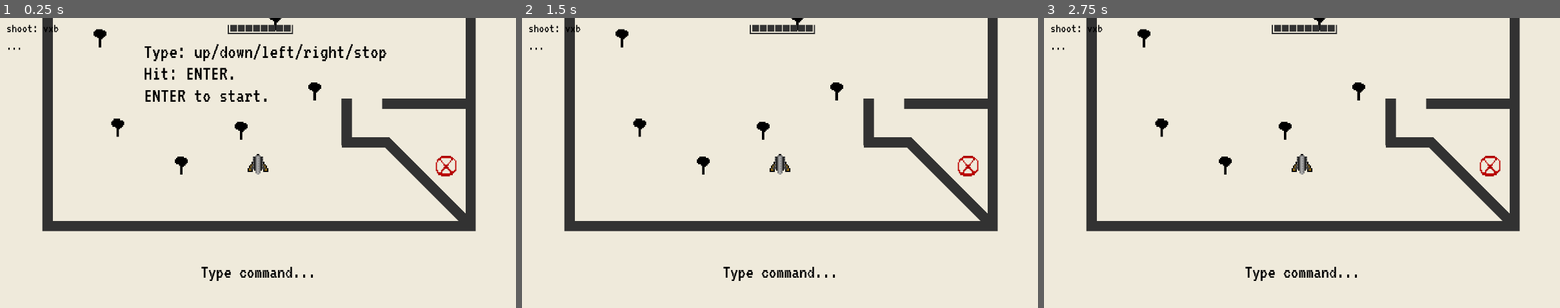
Above: before the commit, frames 1-3 (left to right).
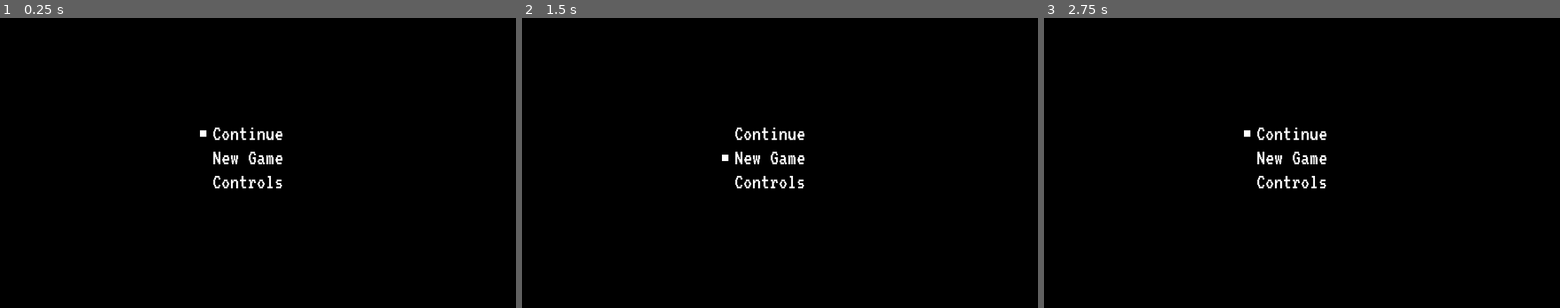
Above: after the commit, the same moments.

Repository: Anudin/LD41
Game: Godot game, scene res://UI/StartMenu.tscn
Same seed, same stepped clock (60 frames per second), same inputs: the game is played once before the commit and once after it. Before the commit the project starts from res://Main.tscn.
Inputs:
- Up to frame 1 (0.25 s): no input
- Up to frame 2 (1.5 s): tap Enter (tutorial_accept, bound only before the commit) at 0.5, 0.6, 1.25, 1.35 s; hold Up (ui_up) 0.53-1.28 s; tap Space at 0.77 s; hold Down (ui_down) from 1.28 s (still down)
- Up to frame 3 (2.75 s): tap Space at 1.52 s; tap Enter (tutorial_accept, bound only before the commit) at 2, 2.3 s; release Down (ui_down) at 2.03 s; hold Up (ui_up) from 2.03 s (still down); tap Backspace at 2.1 s

The runs differ from the first frame. In frame 1, 99% of the frame differs, in the area x 0-100%, y 0-100%; in frame 2, 99%; in frame 3, 99%.

Commit message:
Write simple menu implementation

Diff:
--- a/Main.gd
+++ b/Main.gd
@@ -9,7 +9,7 @@
 # TODO: Sound [Warn sound, shot, explosion, typing, moving?]
 
 # Nice to have:
-# TODO: Particles - trails!, blood, smoke etc.
+# TODO: Particles - trails!, smoke, blood etc.
 
 var COMMANDS = []
 const TEMP_COMMANDS = {"whatever": "shoot"}
--- /dev/null
+++ b/UI/MainMenu.gd
@@ -0,0 +1,18 @@
+extends "res://UI/Menu.gd"
+
+# class member variables go here, for example:
+# var a = 2
+# var b = "textvar"
+
+func _ready():
+	# Called every time the node is added to the scene.
+	# Initialization here
+	pass
+
+#func _process(delta):
+#	# Called every frame. Delta is time since last frame.
+#	# Update game logic here.
+#	pass
+
+func execute():
+	print(selected)
--- /dev/null
+++ b/UI/Menu.gd
@@ -0,0 +1,39 @@
+extends CanvasLayer
+
+export(int) var selected = 0
+
+# Implement in child
+func execute():
+	pass
+
+func _ready():
+	VisualServer.set_default_clear_color(Color(0, 0, 0, 1.0))
+	get_child(selected).get_node("Selected").show()
+
+#func _process(delta):
+#	# Called every frame. Delta is time since last frame.
+#	# Update game logic here.
+#	pass
+
+func toggle_selected(index):
+	var option = get_child(index)
+
+	if index != selected:
+		option.get_node("Selected").show()
+	else:
+		option.get_node("Selected").hide()
+
+func _input(event):
+	if not event is InputEventKey:
+		return
+	elif event.is_action("ui_accept"):
+		execute()
+
+	toggle_selected(selected)
+
+	if event.is_action_pressed("ui_up"):
+		selected = clamp(selected - 1, 0, get_child_count() - 1)
+	if event.is_action_pressed("ui_down"):
+		selected = clamp(selected + 1, 0, get_child_count() - 1)
+
+	get_child(selected).get_node("Selected").show()
--- /dev/null
+++ b/UI/Menu.tscn
@@ -0,0 +1,13 @@
+[gd_scene load_steps=2 format=2]
+
+[ext_resource path="res://UI/Menu.gd" type="Script" id=1]
+
+[node name="Menu" type="CanvasLayer"]
+
+layer = 1
+offset = Vector2( 0, 0 )
+rotation = 0.0
+scale = Vector2( 1, 1 )
+transform = Transform2D( 1, 0, 0, 1, 0, 0 )
+script = ExtResource( 1 )
+selected = 0
--- /dev/null
+++ b/UI/MenuEntry.tscn
@@ -0,0 +1,41 @@
+[gd_scene load_steps=4 format=2]
+
+[ext_resource path="res://fonts/VT323-Regular.ttf" type="DynamicFontData" id=1]
+[ext_resource path="res://UI/selected_box.png" type="Texture" id=2]
+
+[sub_resource type="DynamicFont" id=1]
+
+size = 54
+use_mipmaps = false
+use_filter = false
+font_data = ExtResource( 1 )
+_sections_unfolded = [ "Font", "Settings" ]
+
+[node name="MenuEntry" type="Label"]
+
+anchor_left = 0.0
+anchor_top = 0.0
+anchor_right = 0.0
+anchor_bottom = 0.0
+margin_top = -27.0
+margin_right = 242.0
+margin_bottom = 28.0
+rect_pivot_offset = Vector2( 0, 0 )
+rect_clip_content = false
+mouse_filter = 2
+mouse_default_cursor_shape = 0
+size_flags_horizontal = 1
+size_flags_vertical = 4
+custom_fonts/font = SubResource( 1 )
+text = "Placeholder"
+valign = 1
+percent_visible = 1.0
+lines_skipped = 0
+max_lines_visible = -1
+_sections_unfolded = [ "Rect", "custom_fonts" ]
+
+[node name="Selected" type="Sprite" parent="." index="0"]
+
+visible = false
+position = Vector2( -22.6905, 27.8637 )
+texture = ExtResource( 2 )
--- /dev/null
+++ b/UI/StartMenu.tscn
@@ -0,0 +1,33 @@
+[gd_scene load_steps=4 format=2]
+
+[ext_resource path="res://UI/Menu.tscn" type="PackedScene" id=1]
+[ext_resource path="res://UI/MainMenu.gd" type="Script" id=2]
+[ext_resource path="res://UI/MenuEntry.tscn" type="PackedScene" id=3]
+
+[node name="Menu" index="0" instance=ExtResource( 1 )]
+
+script = ExtResource( 2 )
+
+[node name="Continue" parent="." index="0" instance=ExtResource( 3 )]
+
+margin_left = 527.0
+margin_top = 259.0
+margin_right = 769.0
+margin_bottom = 314.0
+text = "Continue"
+
+[node name="NewGame" parent="." index="1" instance=ExtResource( 3 )]
+
+margin_left = 527.0
+margin_top = 319.0
+margin_right = 769.0
+margin_bottom = 374.0
+text = "New Game"
+
+[node name="Controls" parent="." index="2" instance=ExtResource( 3 )]
+
+margin_left = 527.0
+margin_top = 379.0
+margin_right = 769.0
+margin_bottom = 434.0
+text = "Controls"
--- a/UI/Tutorial.gd
+++ b/UI/Tutorial.gd
@@ -13,7 +13,7 @@
 	pass
 
 func _input(event):
-	if event.is_action("tutorial_accept"):
+	if event.is_action("strict_accept"):
 		played = true
 		hide()
 		get_tree().paused = false
--- a/environment/Tree.tscn
+++ b/environment/Tree.tscn
@@ -36,7 +36,7 @@
 custom_solver_bias = 0.0
 extents = Vector2( 44.3214, 48.7315 )
 
-[node name="Tree" type="Area2D" index="0"]
+[node name="Tree" type="Area2D"]
 
 pause_mode = 2
 input_pickable = true
--- a/project.godot
+++ b/project.godot
@@ -11,7 +11,7 @@
 [application]
 
 config/name="LD41"
-run/main_scene="res://Main.tscn"
+run/main_scene="res://UI/StartMenu.tscn"
 config/icon="res://icon.png"
 
 [display]
@@ -43,7 +43,7 @@
 
 [input]
 
-tutorial_accept=[ Object(InputEventKey,"resource_local_to_scene":false,"resource_name":"","device":0,"alt":false,"shift":false,"control":false,"meta":false,"command":false,"pressed":false,"scancode":16777221,"unicode":0,"echo":false,"script":null)
+strict_accept=[ Object(InputEventKey,"resource_local_to_scene":false,"resource_name":"","device":0,"alt":false,"shift":false,"control":false,"meta":false,"command":false,"pressed":false,"scancode":16777221,"unicode":0,"echo":false,"script":null)
  ]
 
 [layer_names]
Binary file added: UI/selected_box.png
Not shown, added: UI/selected_box.png.import
